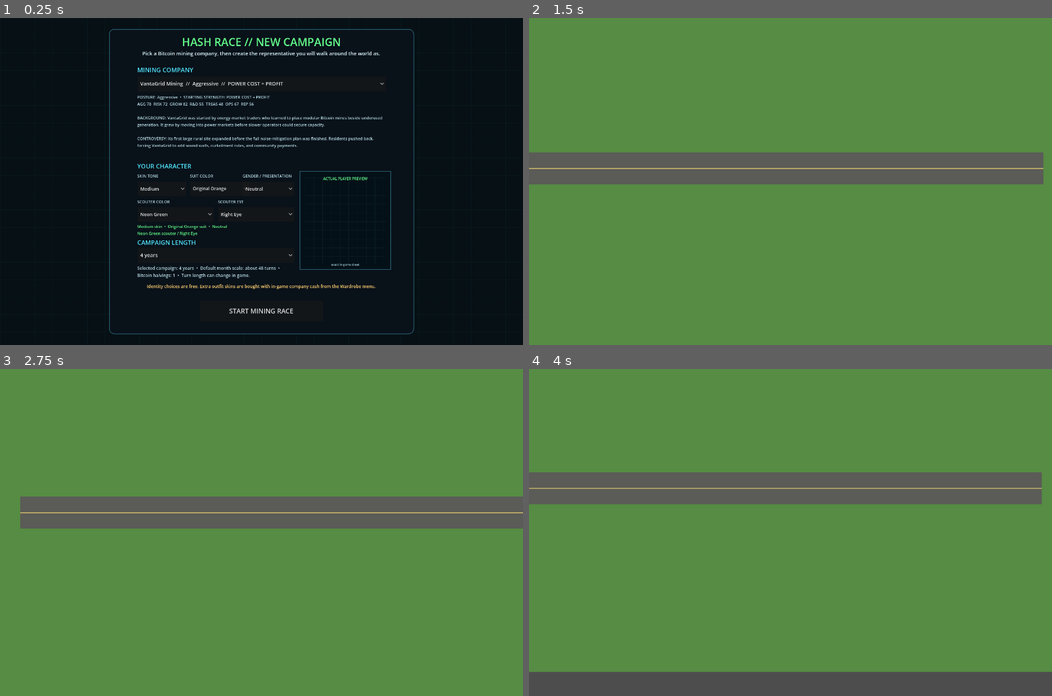
Above: before the commit, frames 1-4 (two rows, left to right).
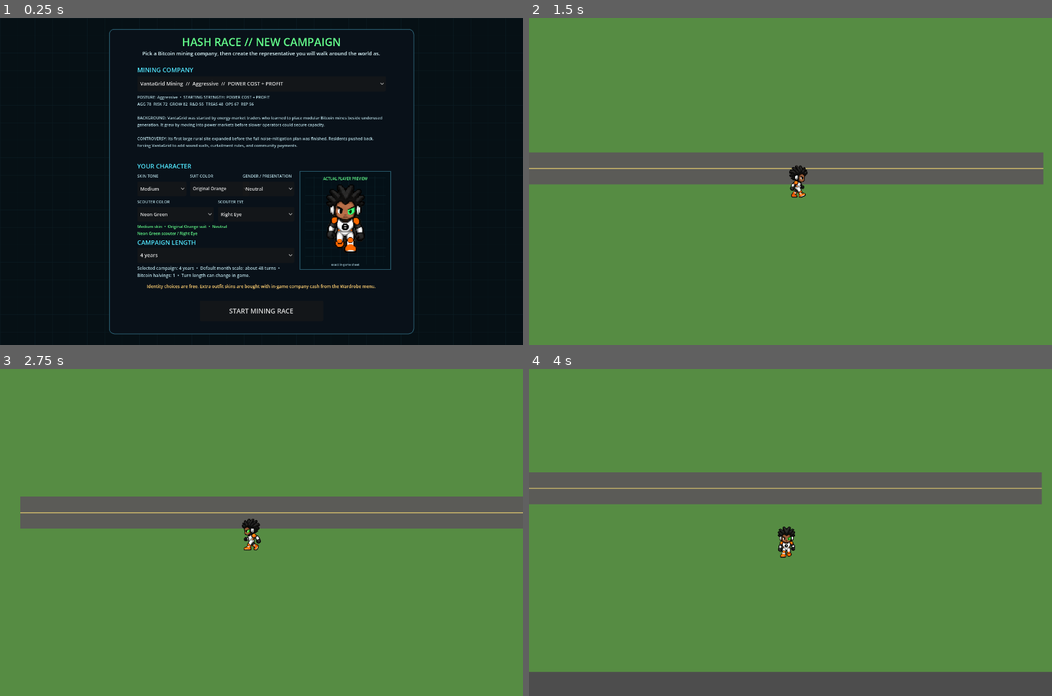
Above: after the commit, the same moments.

Repository: 1freetech/HashRace
Game: Godot game, scene res://scenes/campaign_setup.tscn
Two runs of this game, one before a commit and one after it. Both use one fixed random seed, a clock stepped at 60 frames per second and the inputs below.
Inputs (mouse positions are in pixels of both pictures, inside the frame that each line leads up to):
- Up to frame 1 (0.25 s): no input
- Up to frame 2 (1.5 s): click "START MINING RACE" at 0.5 s; tap Enter (ui_accept) at 1.25 s; move the mouse to (905, 165) at 1.27 s; hold D (move_right) from 1.28 s (still down); tap E at 1.35 s; click (905, 165) at 1.42 s
- Up to frame 3 (2.75 s): tap Enter (ui_accept) at 1.52 s; release D (move_right) at 2 s; drag from (156, 548) to (235, 597) at 2.02 s
- Up to frame 4 (4 s): move the mouse to (842, 460) at 2.77 s; hold D (move_right) 2.78-3.5 s; tap 0 at 2.85 s; drag from (764, 597) to (633, 483) at 3.52 s

The runs differ from the first frame. In frame 1, 0.7% of the frame differs, in the area x 62-70%, y 51-72%; in frame 2, 0.2%; in frame 3, 0.2%; in frame 4, 0.3%.
Error before the commit: Parse Error: Identifier "WALK_SOURCE_ORDER" not declared in the current scope. (res://scripts/default_player_sprite_sheet.gd:93)
Error after the commit: Invalid access to property or key 'container' on a base object of type 'Dictionary'. (res://scripts/world.gd:176)

Commit message:
Fix proven alternating-leg SpriteFrames syntax

Diff:
--- a/Godot/scripts/default_player_sprite_sheet.gd
+++ b/Godot/scripts/default_player_sprite_sheet.gd
@@ -19,7 +19,16 @@
     "up": [Rect2i(56,745,131,222), Rect2i(245,745,130,225), Rect2i(431,745,128,225), Rect2i(614,745,130,225), Rect2i(798,745,129,225), Rect2i(979,745,131,225), Rect2i(1163,745,133,225), Rect2i(1354,745,130,222)],
 }
 const EFFECTIVE_SOURCE_INDICES := [0, 1, 3, 5, 7]
-# Proven by the successful walking implementation commit 9f3e8c2: source poses 1,3,5,7 were the visually inspected alternating-leg sequence.\n# Do not replace this with consecutive numeric frames unless a new render proves their leg contents.\nconst WALK_SOURCE_ORDER := {\n    "down": [1, 3, 5, 7],\n    "left": [1, 3, 5, 7],\n    "right": [1, 3, 5, 7],\n    "up": [1, 3, 5, 7],\n}\n
+# Proven by the successful walking implementation commit 9f3e8c2: source poses
+# 1, 3, 5, 7 were the visually inspected alternating-leg sequence. Do not
+# replace this with consecutive numeric frames unless a new render proves them.
+const WALK_SOURCE_ORDER := {
+    "down": [1, 3, 5, 7],
+    "left": [1, 3, 5, 7],
+    "right": [1, 3, 5, 7],
+    "up": [1, 3, 5, 7],
+}
+
 static func load_texture() -> Texture2D:
     # Runtime only accepts Godot's imported project resource. Do not fall back
     # to filesystem Image.load(): that path is not guaranteed in exported games.
